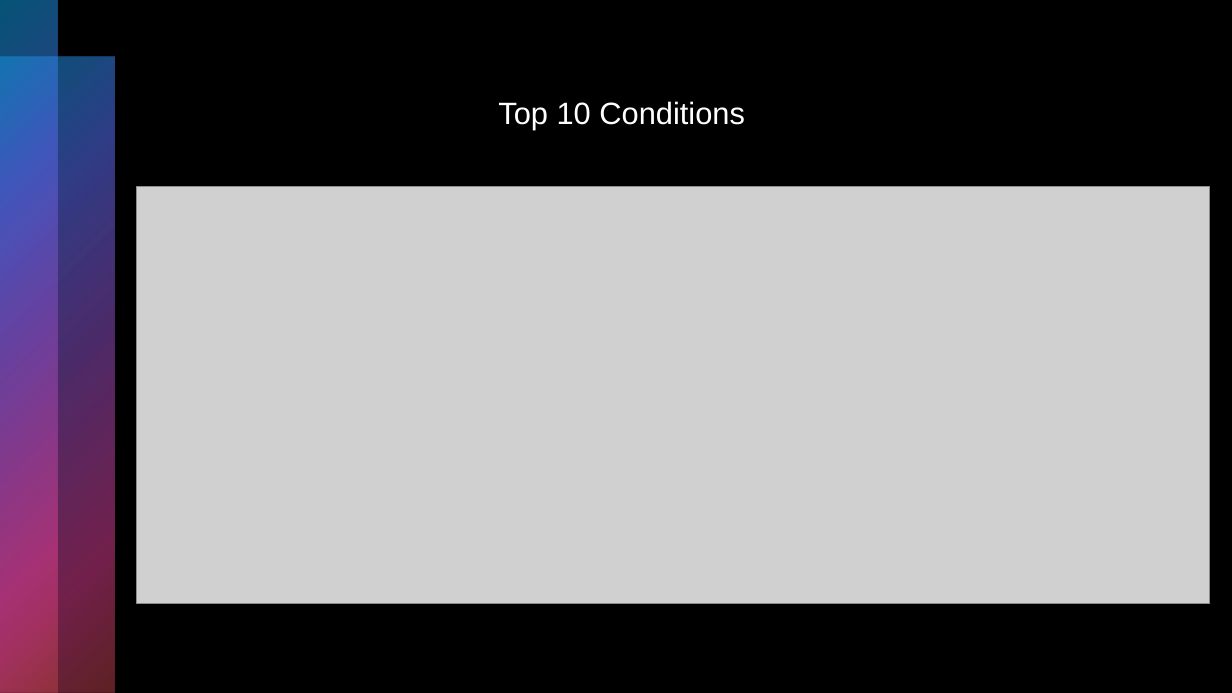
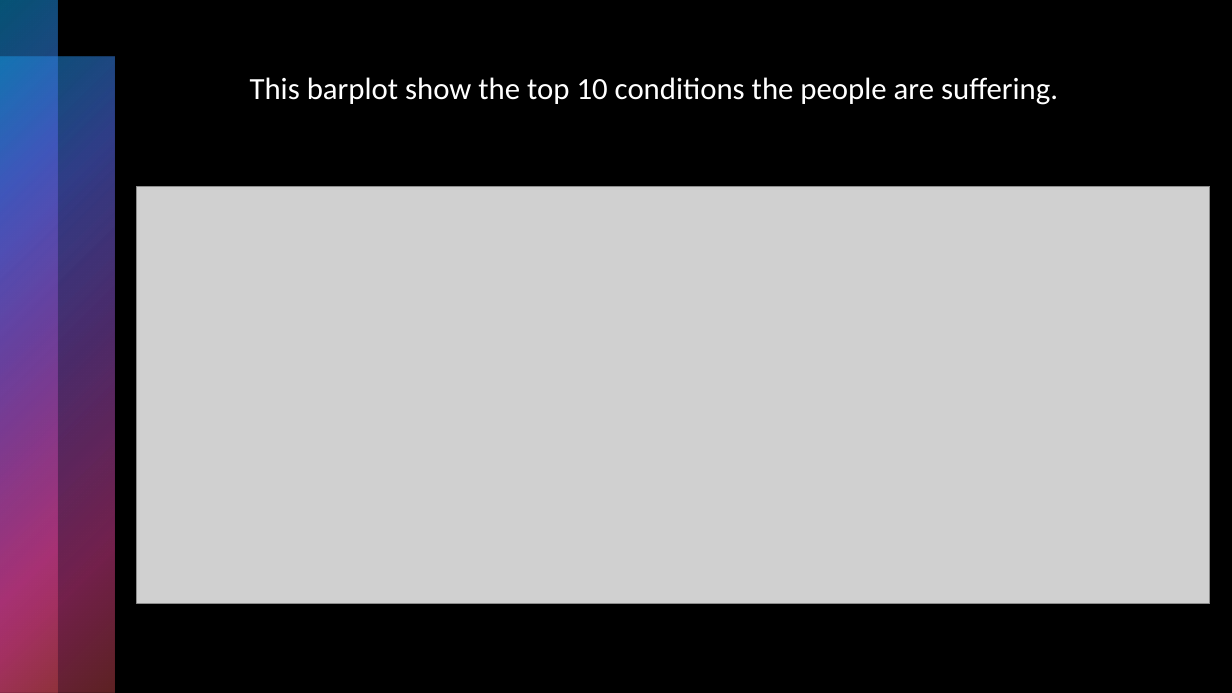
Before and after one commit to Shritej24c/drug_review_NLP, a slide deck: slide 13 of Plots/Drug Review presentation.pptx. Drawn at 1232x693 pixels with LibreOffice and Linux fonts; fonts in the diff are those of the drawing; grey boxes stand for pictures. Boxes give left, top, right and bottom in pixels: in the first picture for what was removed or moved away, otherwise in the second. Text is boxed around its words. In the diff, an @@ line names an element or a change of style, - is before the commit and + after.

```diff
--- a/Plots/Drug Review presentation.pptx
+++ b/Plots/Drug Review presentation.pptx
@@ text added at [250,77,1058,105], 24 pt, text #FFFFFF @@
+This barplot show the top 10 conditions the people are suffering.
@@ text removed at [498,101,745,130] @@
-Top 10 Conditions
```
Also in this commit, not shown: 6 other slides changed, 1 slide added, 1 slide removed, 3 other files.
